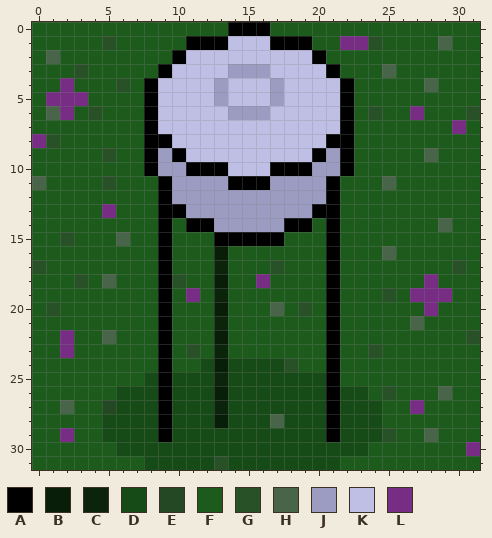
One commit to this pixel-art sprite: CityGM.gmx/sprites/images/spr_waterTower_2.png. That is the earlier state.
The file is 32x32 pixels. Colours within 5 levels of each other are drawn and written as one.
Palette (. is transparent): A #000000  B #091e09  C #0b240b  D #164a16  E #234823  F #1c5b1c  G #285128  H #496549  J #9c9cc3  K #bfbfe6  L #772d84
The same view after the edit:
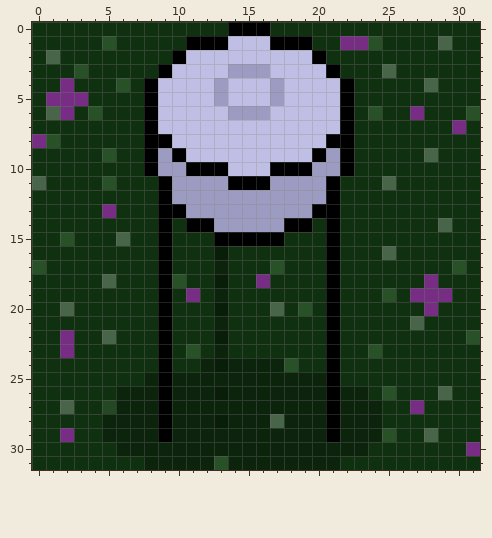
What changed:
colour F: #1c5b1c -> #0f310f
y 18: x 3 G -> F
y 20: x 1..2 GF -> FH
y 24: x 12 D -> C; x 14..17 DDDD -> CCCC
y 25: x 8 D -> C; x 10..12 DDD -> CCC; x 14..20 DDDDDDD -> CCCCCCC
y 26: x 6..8 DDD -> CCC; x 10..12 DDD -> CCC; x 14..20 DDDDDDD -> CCCCCCC; x 22..23 DD -> CC
y 27: x 6..8 DDD -> CCC; x 10..12 DDD -> CCC; x 14..20 DDDDDDD -> CCCCCCC; x 22..24 DDD -> CCC
y 28: x 5..8 DDDD -> CCCC; x 10..12 DDD -> CCC; x 14..16 DDD -> CCC; x 18..20 DDD -> CCC; x 22..24 DDD -> CCC
y 29: x 5..8 DDDD -> CCCC; x 10..20 DDDDDDDDDDD -> CCCCCCCCCCC; x 22..24 DDD -> CCC
y 30: x 6..23 DDDDDDDDDDDDDDDDDD -> CCCCCCCCCCCCCCCCCC
y 31: x 8..12 DDDDD -> CCCCC; x 14..21 DDDDDDDD -> CCCCCCCC
Where, in picture pixels (left, top, right, bottom), the same in both pictures:
changed: (32, 22, 480, 470)
